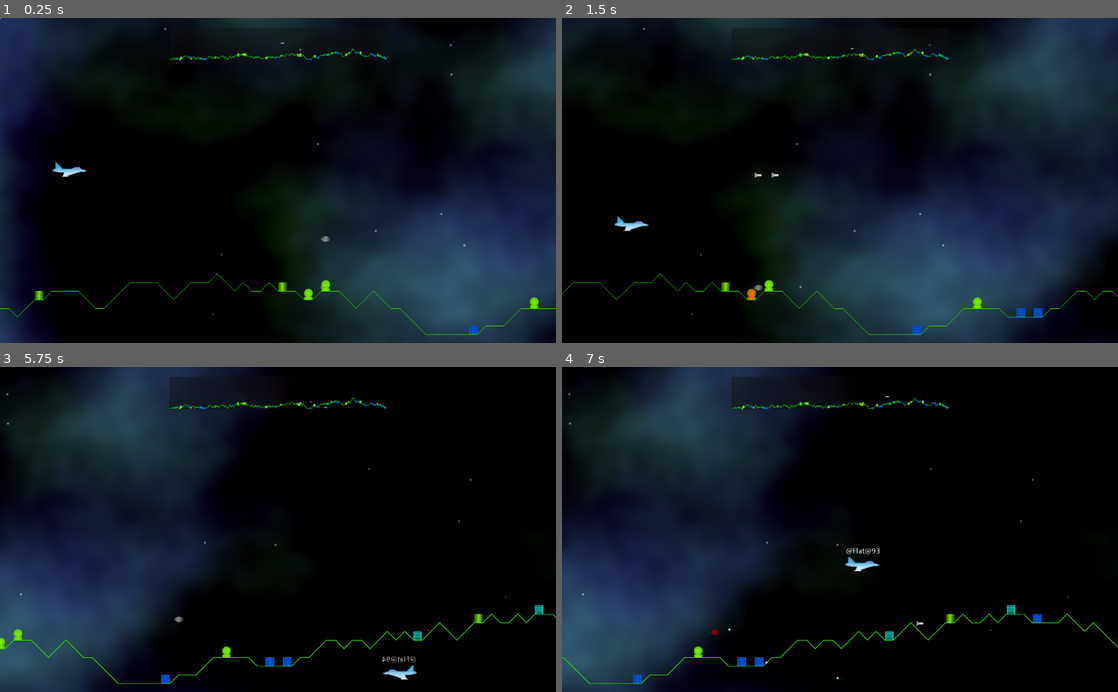
Above: before the commit, frames 1-4 (two rows, left to right).
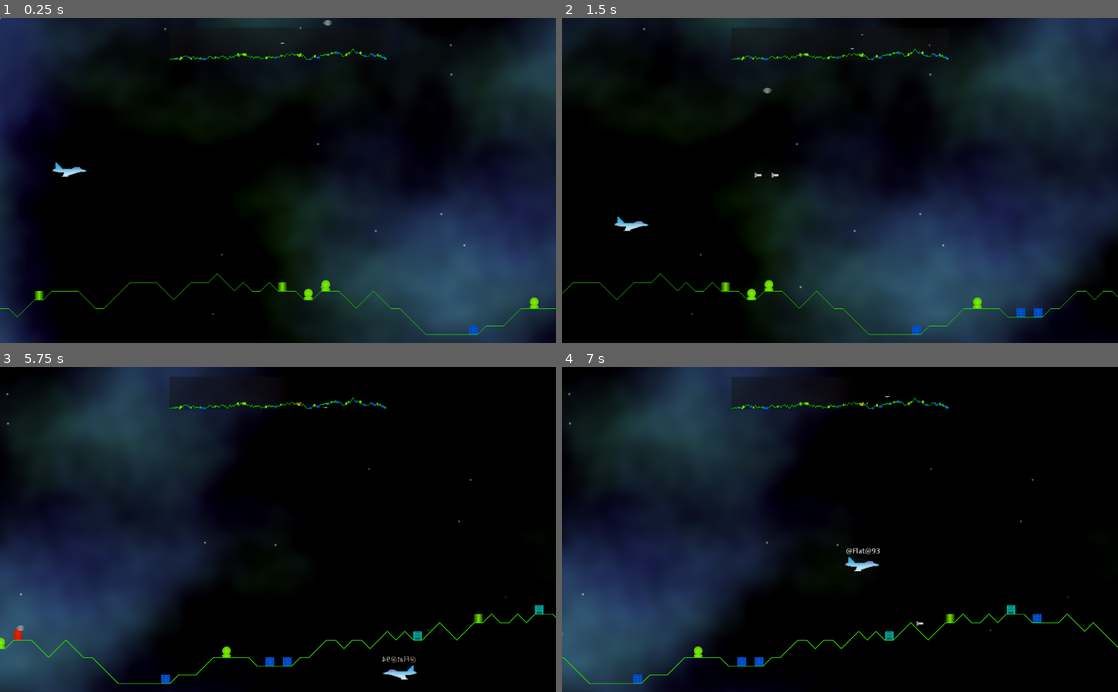
Above: after the commit, the same moments.

Repository: andrew-wilkes/godotia
Game: Godot game, scene res://scenes/Main.tscn
The game is run twice, just before and just after one commit, with the same random seed, the same clock (stepped at 60 frames per second) and the same inputs.
Inputs:
- Up to frame 1 (0.25 s): no input
- Up to frame 2 (1.5 s): tap Enter (ui_accept) at 0.5, 0.77 s; hold Right (ui_right) 0.53-1.28 s; tap End (ui_end) at 0.6, 1.35 s; hold Down (ui_down) from 1.28 s (still down)
- Up to frame 3 (5.75 s): tap Enter (ui_accept) at 1.52, 3.02, 3.77, 4.52 s; release Down (ui_down) at 2.03 s; hold Right (ui_right) 2.03-2.78 s; tap End (ui_end) every 0.75 s from 2.1 to 5.1 s; hold Up (ui_up) 2.78-3.53 s; hold Left (ui_left) 3.53-5.03 s; hold Down (ui_down) from 5.03 s (still down)
- Up to frame 4 (7 s): release Down (ui_down) at 5.78 s; hold Right (ui_right) 5.78-6.53 s; tap End (ui_end) at 5.85, 6.6 s; tap Enter (ui_accept) at 6.02, 6.77 s; hold Up (ui_up) from 6.53 s (still down)

The runs differ from the first frame. In frame 1, less than 0.1% of the frame differs, in the area x 53-60%, y 0-69%; in frame 2, 0.1%, in the area x 33-55%, y 4-87%; in frame 3, 0.1%; in frame 4, less than 0.1%.
Error before the commit: Invalid get index 'temp' (on base: 'Node (globals.gd)'). (res://scenes/Main.gd:120)

Commit message:
Remove unnecessary hook node from enemy and position building on player

Diff:
--- a/scenes/Enemy.gd
+++ b/scenes/Enemy.gd
@@ -49,7 +49,7 @@
 func _on_Enemy_area_entered(area):
 	if sid:
 		if area.name == "Player":
-			call_deferred("reparent_structure", area, Vector2())
+			call_deferred("reparent_structure", area, Vector2(4, 16))
 		else:
 			globals.structures[sid].state = globals.structures[sid].states.FALLING
 			call_deferred("reparent_structure", get_parent(), self.position)
@@ -68,7 +68,7 @@
 			"Building":
 				state = LIFTING
 				# Reparent the structure from terrain to enemy
-				call_deferred("reparent_structure", $Hook, Vector2(-8, 8), sid)
+				call_deferred("reparent_structure", self, Vector2(-8, 8), sid)
 				target = Vector2(position.x, -8000)
 			"EnergySource":
 				state = DRAINING_ENERGY
--- a/scenes/Enemy.tscn
+++ b/scenes/Enemy.tscn
@@ -19,7 +19,5 @@
 
 [node name="ShotTimer" type="Timer" parent="."]
 one_shot = true
-
-[node name="Hook" type="Node2D" parent="."]
 [connection signal="area_entered" from="." to="." method="_on_Enemy_area_entered"]
 [connection signal="body_entered" from="." to="." method="_on_Enemy_body_entered"]
--- a/scenes/Main.gd
+++ b/scenes/Main.gd
@@ -90,7 +90,7 @@
 func add_enemy(target):
 	var enemy = enemy_scene.instance()
 	enemy.target = target.position
-	enemy.position = Vector2(target.position.x + rand_range(-100, 100), -size.y / 3)
+	enemy.position = Vector2(target.position.x + rand_range(-100, 100), -size.y)
 	terrain.line.add_child(enemy)
 	globals.add_entity(enemy, "enemies")
 	map.add_enemy(enemy)
@@ -116,11 +116,6 @@
 		player.move(0, delta)
 	if Input.is_action_just_pressed("ui_accept"):
 		fire_missile()
-	if Input.is_action_just_pressed("ui_end"):
-		if globals.temp:
-			print(globals.temp.get_parent().name)
-		else:
-			print("null")
 
 
 func fire_missile():
